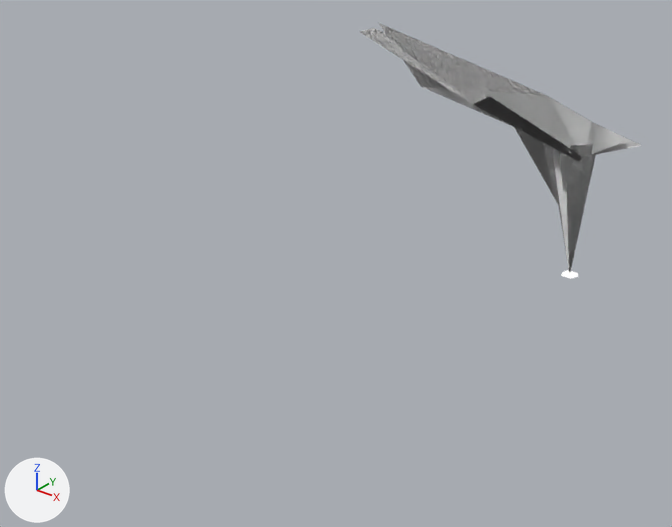
The Blender file raw/RSSDetails.blend as it was, and as the next commit left it.
Camera for both pictures: a 50 mm camera at (19768.0, -46451.0, 24238.0) aimed at (-7700.0, -12116.0, 2950.0). The axes (+X, +Y, +Z) are drawn at lower left. The lights are the same throughout.

Objects in the first picture: 'plume'.
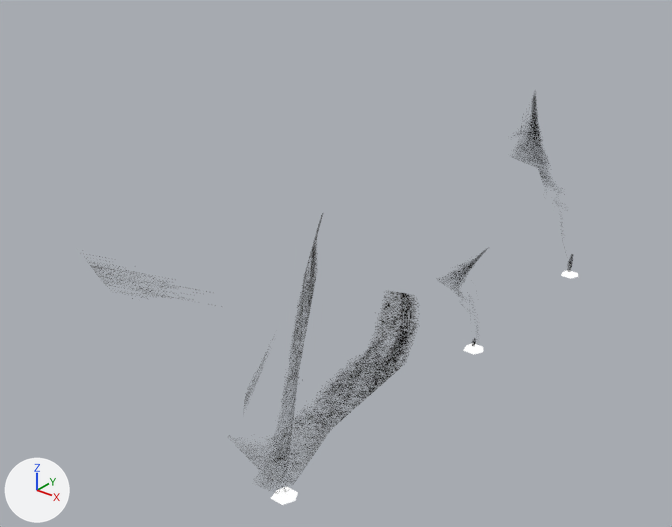
The newer file is also rescaled (x0.7) as a whole; pictures and numbers use the older file's frame.

Changed parts and their boxes (x1, y1, x2, y2) in the pictures (672 x 527 px):
'plume', deleted
    before: (360, 23, 642, 272)
'plume.003', added
    after: (83, 213, 420, 494)
'plume.004', added
    after: (511, 91, 573, 272)
'plume.002', added
    after: (436, 247, 490, 346)
'base.002', added
    after: (271, 486, 298, 505)
'base.001', added
    after: (463, 343, 483, 355)

The change, as a list of edits to the scene's bpy script:
```text
Add img_geyser1_png:
    img_geyser1_png = load_image('Geyser1.png', '../GameData/KatnisssRSSDetails/Geyser1.dds', 1024, 1024, 'sRGB')
Change mat_geyser1:
    remove mat_geyser1.base_color = (0.8, 0.8, 0.8)  # white #e7e7e7
    mat_geyser1.roughness: 0.4 -> 0.5
    add mat_geyser1.texture = img_geyser1_png  # with its transparency
Add me_cube_036:
    me_cube_036.from_pydata(...)  # 56 vertices, 40 faces; spans x -9354.0..4977.0, y -4497.0..3974.0, z -87.0..7315.0
    me_cube_036.materials.append(mat_geyser1)  # picture img_geyser1_png
Add me_cube_035:
    me_cube_035.from_pydata(...)  # 12 vertices, 8 faces; spans x -316.0..385.0, y -330.0..330.0, z 0.0..105.0
    me_cube_035.polygons.foreach_set('use_smooth', [True] * 8)
    me_cube_035.materials.append(mat_tritonground)
Add me_cube_034:
    me_cube_034.from_pydata(...)  # 72 vertices, 56 faces; spans x -8840.0..1133.0, y -2451.0..3260.0, z -290.0..5962.0
    me_cube_034.materials.append(mat_geyser1)  # picture img_geyser1_png
Add me_cube_057:
    me_cube_057.from_pydata(...)  # 72 vertices, 56 faces; spans x -19273.0..820.0, y -5344.0..4815.0, z -384.0..7834.0
    me_cube_057.materials.append(mat_geyser1)  # picture img_geyser1_png
Remove ob_plume:
    ob_plume = bpy.data.objects.new('plume', me_cube_001)
    ob_plume.parent = ob_anim_010
    ob_plume.location = (0.0, 0.0, 0.0000308)
    _m = ob_plume.modifiers.new('Triangulate', 'TRIANGULATE')
    _m.keep_custom_normals = True
Add ob_plume_003:
    ob_plume_003 = bpy.data.objects.new('plume.003', me_cube_036)
    ob_plume_003.location = (0.0, -25000.0, 0.0)
    ob_plume_003.scale = (1.43, 1.43, 1.43)
    _m = ob_plume_003.modifiers.new('Triangulate', 'TRIANGULATE')
    _m.keep_custom_normals = True
Add ob_base_002:
    ob_base_002 = bpy.data.objects.new('base.002', me_cube_035)
    ob_base_002.location = (0.0, -25000.0, 0.0)
    ob_base_002.scale = (1.43, 1.43, 1.43)
    _m = ob_base_002.modifiers.new('Triangulate', 'TRIANGULATE')
    _m.keep_custom_normals = True
Add ob_plume_002:
    ob_plume_002 = bpy.data.objects.new('plume.002', me_cube_034)
    ob_plume_002.location = (0.0, -10714.0, 0.0)
    ob_plume_002.scale = (1.43, 1.43, 1.43)
    _m = ob_plume_002.modifiers.new('Triangulate', 'TRIANGULATE')
    _m.keep_custom_normals = True
Add ob_base_001:
    ob_base_001 = bpy.data.objects.new('base.001', me_cube_035.copy())
    ob_base_001.location = (0.0, -10714.0, 0.0)
    ob_base_001.scale = (1.43, 1.43, 1.43)
    _m = ob_base_001.modifiers.new('Triangulate', 'TRIANGULATE')
    _m.keep_custom_normals = True
Add ob_plume_004:
    ob_plume_004 = bpy.data.objects.new('plume.004', me_cube_057)
    ob_plume_004.location = (0.0, 0.0, 0.0)
    ob_plume_004.scale = (1.43, 1.43, 1.43)
    _m = ob_plume_004.modifiers.new('Triangulate', 'TRIANGULATE')
    _m.keep_custom_normals = True
```
